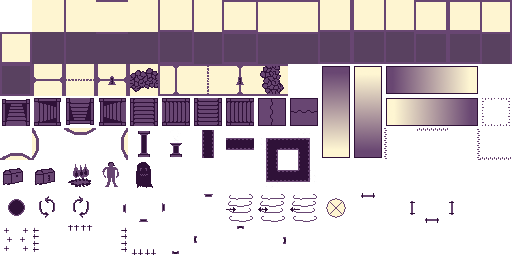
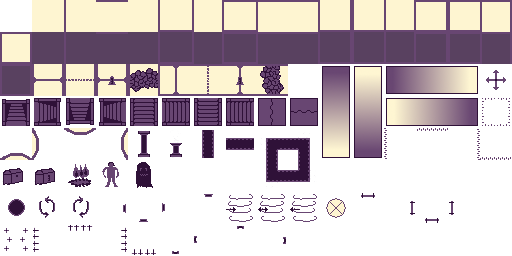
Two versions of the same layered image (512x256). Layer-by-layer changes:
added layer "Movable_Tile" in group "Features" over [486, 70, 506, 90]
